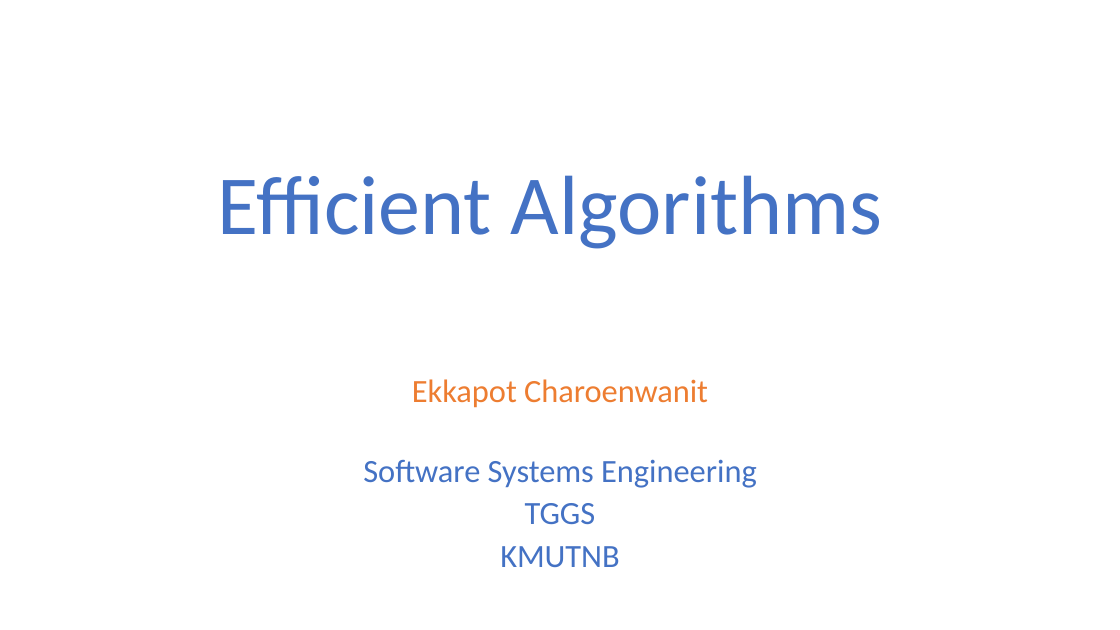
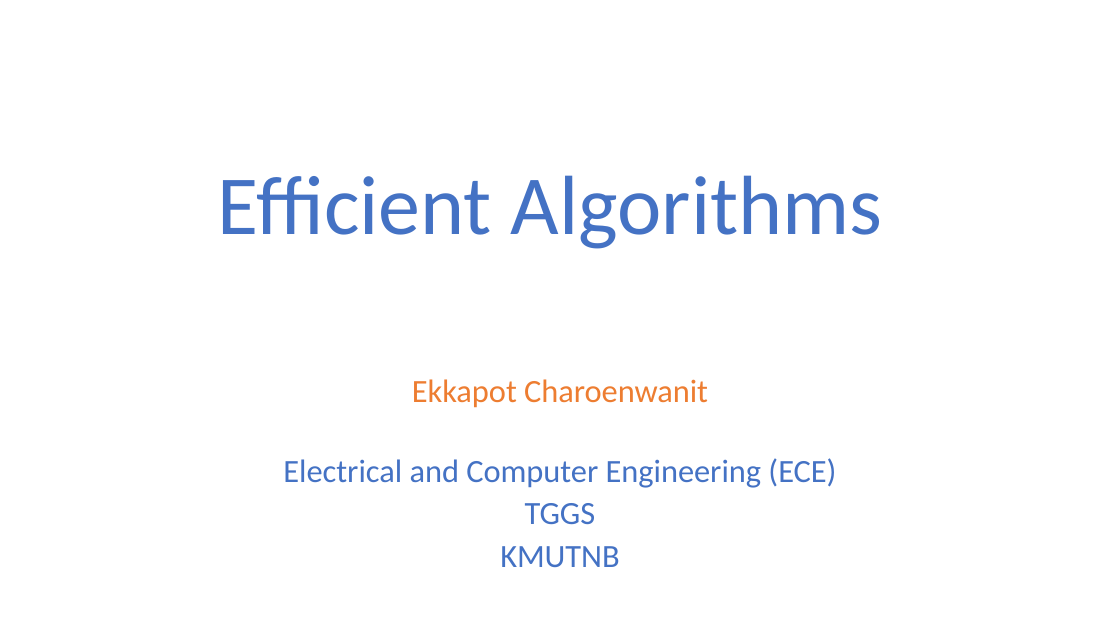
Before and after one commit to ekkapotc/EA2021, a slide deck: slide 1 of Slides/Lecture 7.pptx. Drawn at 1120x630 pixels with LibreOffice and Linux fonts; fonts in the diff are those of the drawing. Boxes give left, top, right and bottom in pixels: in the first picture for what was removed or moved away, otherwise in the second. Text is boxed around its words. In the diff, an @@ line names an element or a change of style, - is before the commit and + after.

```diff
--- a/Slides/Lecture 7.pptx
+++ b/Slides/Lecture 7.pptx
@@ subtitle at [283, 458, 836, 488]: text changed @@
-Software Systems Engineering
+Electrical and Computer Engineering (ECE)
```
Also in this commit, not shown: 5 other slides changed, 7 other files.
